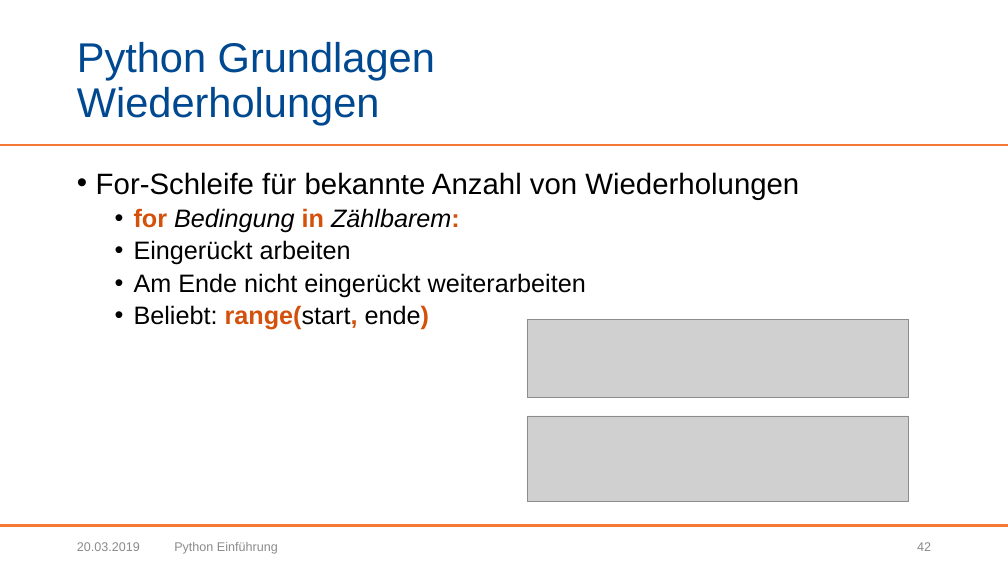
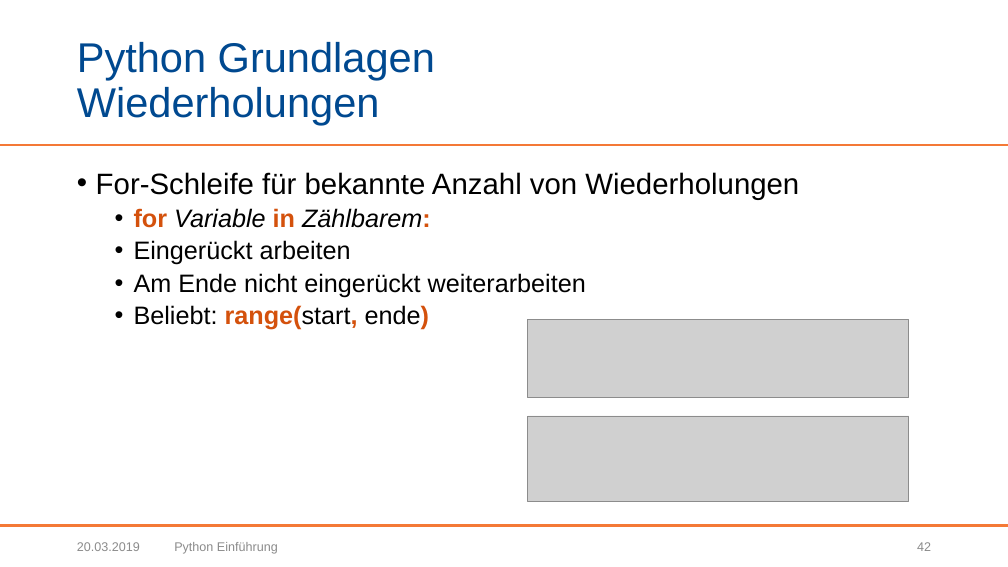
Before and after one commit to BogyMitutoyoCTL/Tetris-Preparation, a slide deck: slide 42 of Präsentationen/Python Einführung.pptx. Drawn at 1008x567 pixels with LibreOffice and Linux fonts; fonts in the diff are those of the drawing; grey boxes stand for pictures; background and template pictures are left out. Boxes give left, top, right and bottom in pixels: in the first picture for what was removed or moved away, otherwise in the second. Text is boxed around its words. In the diff, an @@ line names an element or a change of style, - is before the commit and + after.

```diff
--- a/Präsentationen/Python Einführung.pptx
+++ b/Präsentationen/Python Einführung.pptx
@@ text at [134, 208, 431, 228]: text changed @@
-  • for Bedingung in Zählbarem:
+  • for Variable in Zählbarem:
```
Also in this commit, not shown: 1 other file.
